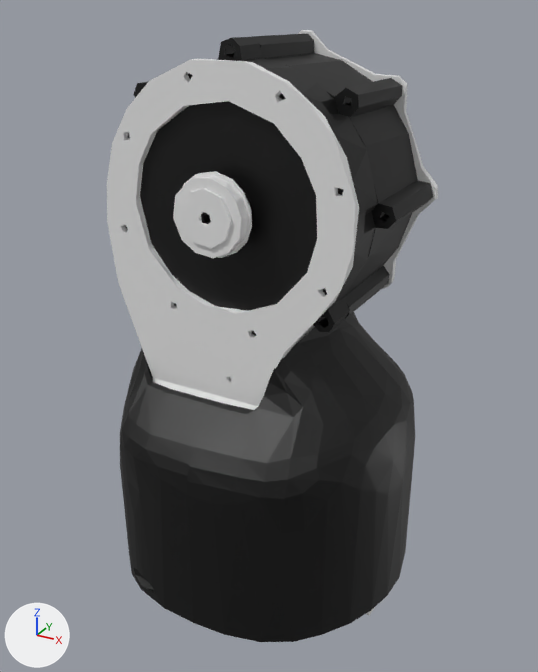
An edit to the COLLADA model meshes/arm/v10/visual/link3.dae, drawn before and after from the same camera.
One viewpoint serves both versions: a 50 mm lens placed at (0.13, -0.235, 0.203), pointed at (0.0, 0.001, 0.085). Every picture has the same lights, and +X, +Y and +Z are marked at lower left. The picture after the commit comes second.

In view in the first picture: 'link3'.
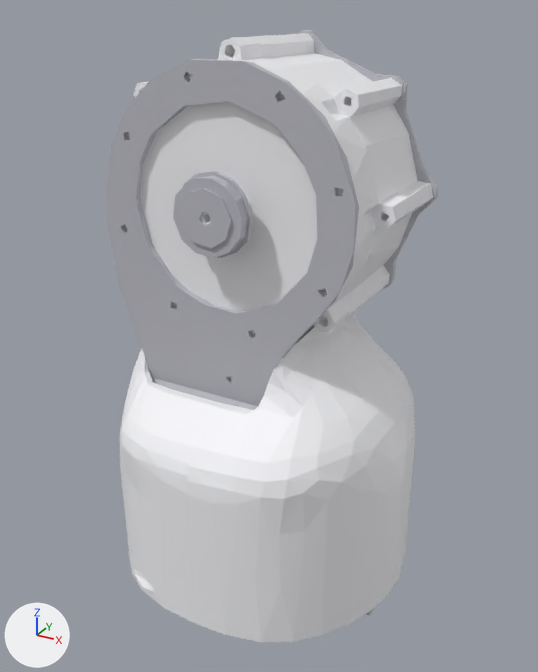
Edits to the scene script, one JSON object a line:
```json
{"op": "set", "path": "mat_材质_006.base_color", "old": "(0.8, 0.8, 0.8)", "new": "(0.5, 0.5, 0.55)", "note": "white #e7e7e7 -> light grey #bcbcc4"}
{"op": "set", "path": "mat_材质_007.base_color", "old": "(0.0, 0.0, 0.0)", "new": "(0.92, 0.92, 0.95)", "note": "black #000000 -> white #f6f6f9"}
```

Boxes [x1, y1, x2, y2] around the edits, measured in the pictures (538 x 672 px):
```json
{"object": "link3", "change": "recoloured", "before": [107, 30, 438, 642], "after": [107, 30, 438, 642]}
```
